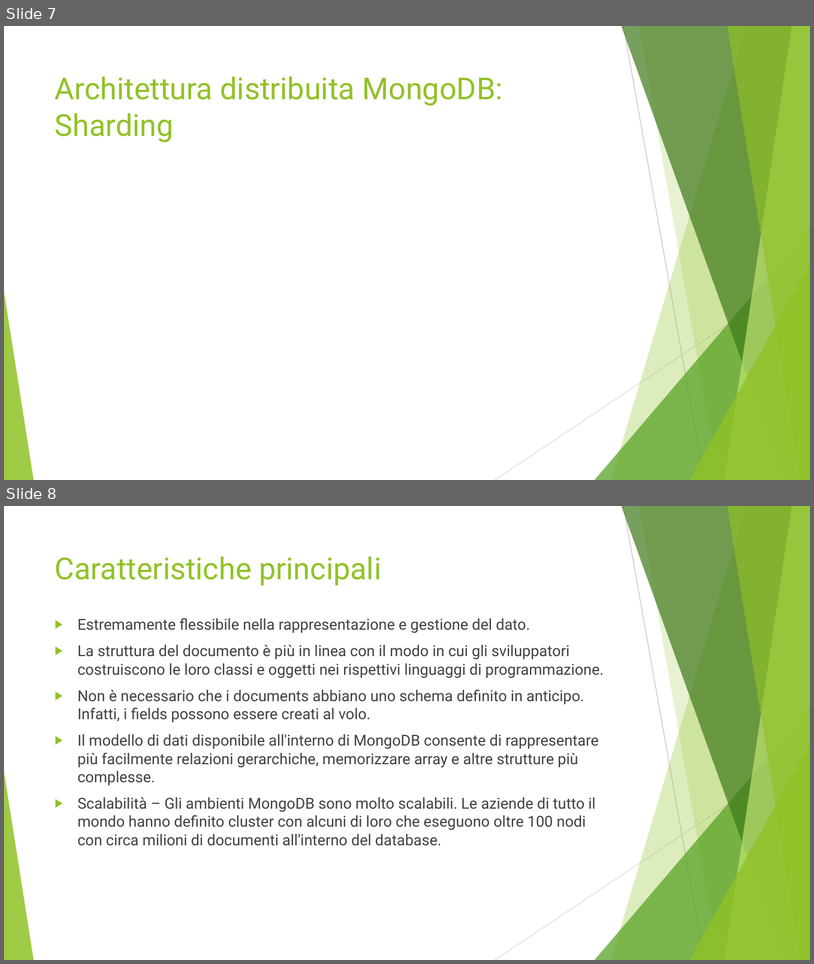
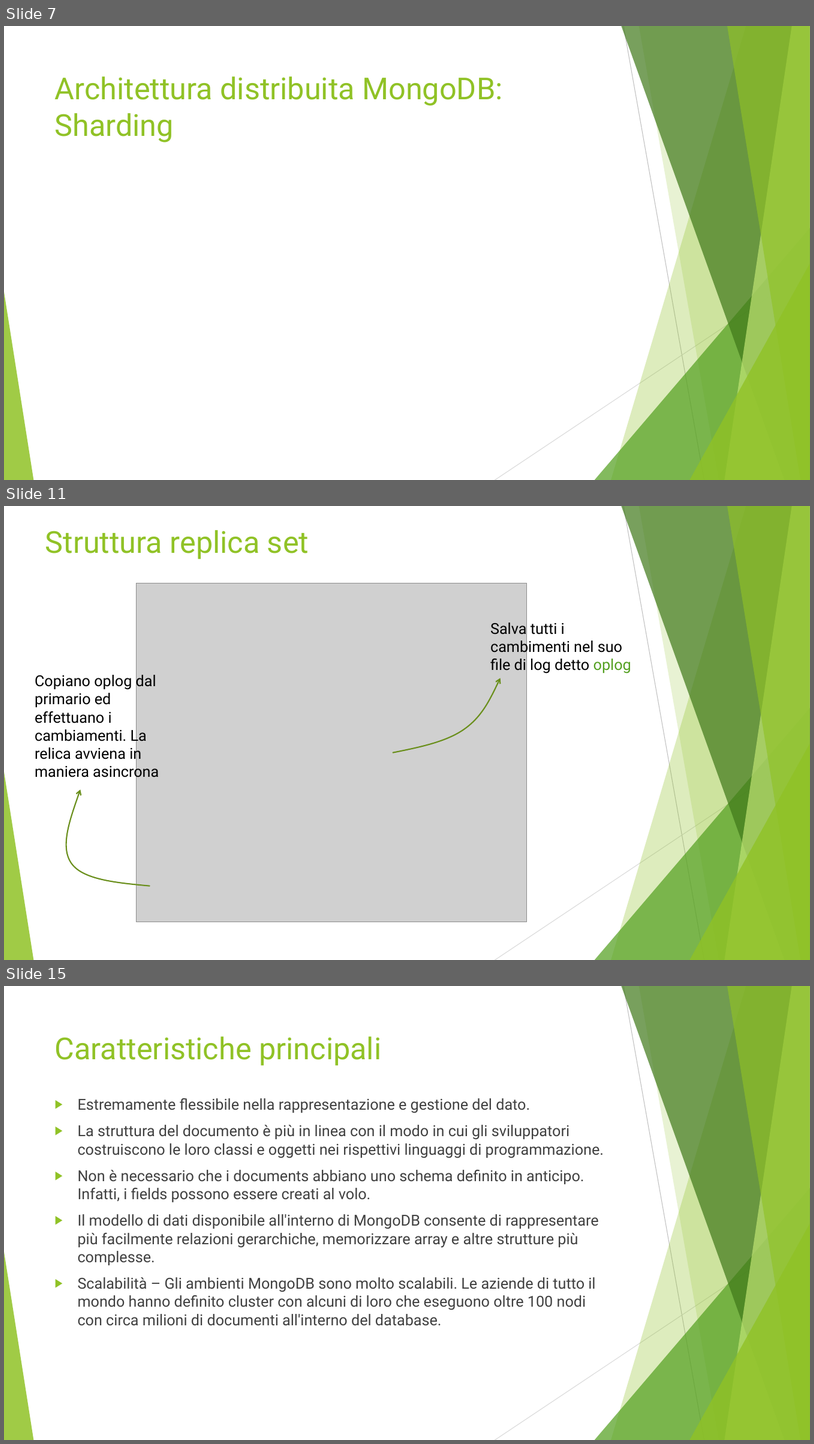
Before and after one commit to Buzzolan/VeronaCardMongoDB, a slide deck: Presentazione_progetto.pptx. Shown one above the other, each under a label of ours: slides 7 and 8 before the commit, slides 7, 11 and 15 after it; the slides between them are not shown. The pictures are 814x964 and 814x1444 pixels, drawn with LibreOffice and Linux fonts; fonts in the diff are those of the drawing; grey boxes stand for pictures. Boxes give left, top, right and bottom in pixels: in the first picture for what was removed or moved away, otherwise in the second. Text is boxed around its words. In the diff, an @@ line names an element or a change of style, - is before the commit and + after.

Commit message:
Parte replica set da terminare

```diff
--- a/Presentazione_progetto.pptx
+++ b/Presentazione_progetto.pptx
@@ slide 11 added at <box>4,506,810,960</box>, background #FFFFFF; not listed: 10 template elements that a slide beside it also shows @@
@@ title added at <box>45,530,309,559</box>, 36 pt, text #90C226 @@
+Struttura replica set
@@ picture added at <box>137,583,527,922</box> @@
@@ text added at <box>491,622,632,673</box>, 18 pt, text #000000 @@
+Salva tutti i cambimenti nel suo file di log detto oplog
@@ text added at <box>35,672,159,780</box>, 18 pt, text #000000 @@
+Copiano oplog dal primario ed effettuano i cambiamenti. La relica avviena in maniera asincrona
@@ freeform shape added at <box>393,678,501,752</box>, outline #6B901C 1.5 pt @@
@@ freeform shape added at <box>66,789,149,885</box>, outline #6B901C 1.5 pt @@
@@ what was slide 8 is now slide 15 @@
```
Also in this commit, not shown: 6 other slides added, 5 other files.
